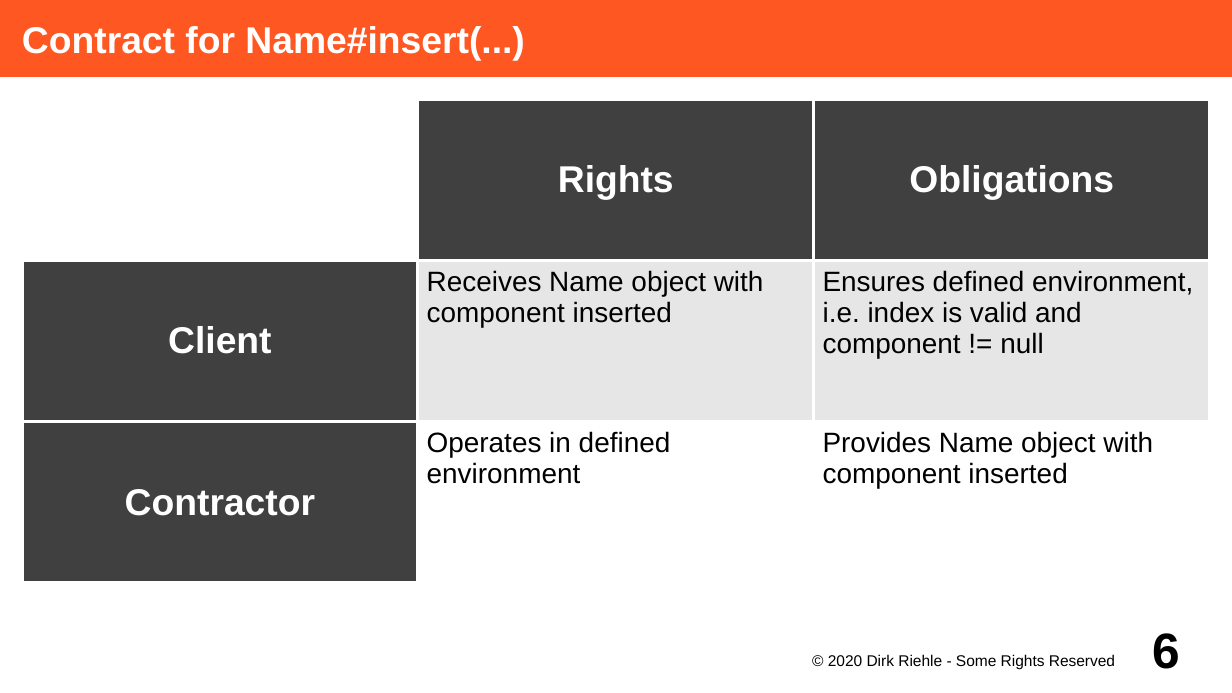
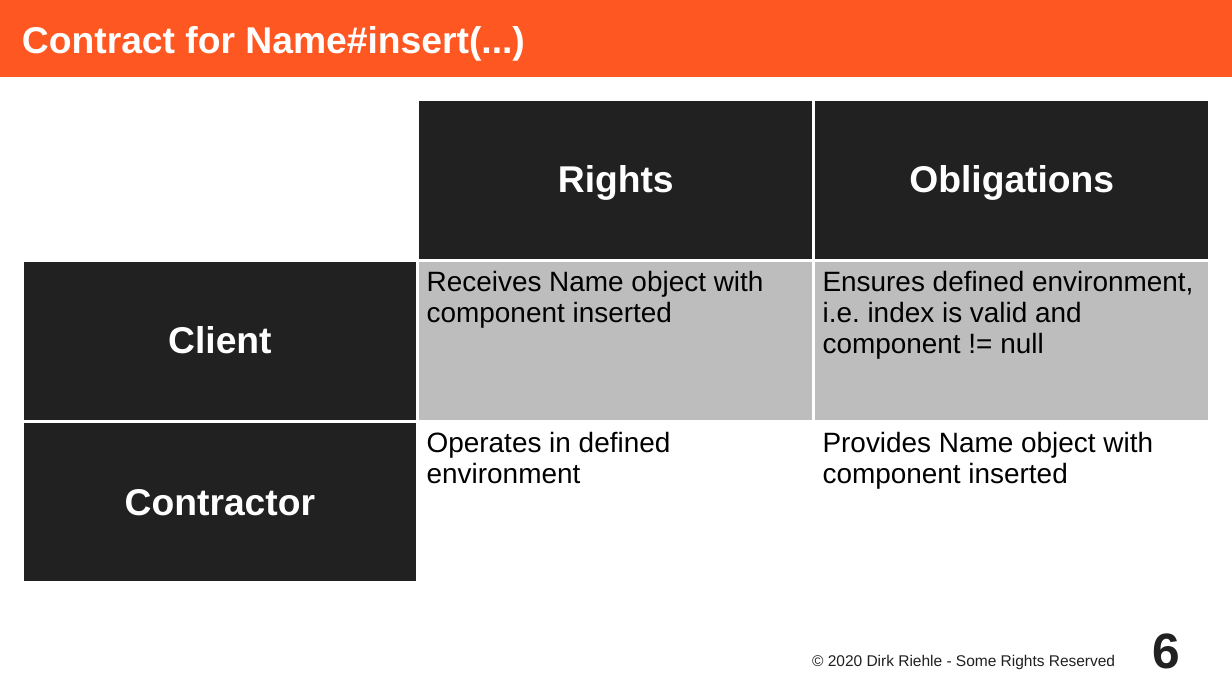
Before and after one commit to dirkriehle/adap-course, a slide deck: slide 6 of Lecture Slides/ADAP C05 - Design by Contract.odp. Drawn at 1232x693 pixels with LibreOffice and Linux fonts; fonts in the diff are those of the drawing. Boxes give left, top, right and bottom in pixels: in the first picture for what was removed or moved away, otherwise in the second. Text is boxed around its words. In the diff, an @@ line names an element or a change of style, - is before the commit and + after.

```diff
--- a/Lecture Slides/ADAP C05 - Design by Contract.odp
+++ b/Lecture Slides/ADAP C05 - Design by Contract.odp
@@ table at box(22, 99, 1211, 584) @@
@@ fill #404040 to #212121 in 4 cells @@
@@ fill #E6E6E6 to #BDBDBD in 2 cells @@
@@ borders changed @@
@@ page number at box(1152, 633, 1180, 669): text colour #000000 to #212121 @@
@@ text "© 2020 Dirk Riehle - ..." at box(828, 654, 1115, 670): text colour #000000 to #212121 @@
```
Also in this commit, not shown: 33 other slides changed, 1 other file.
